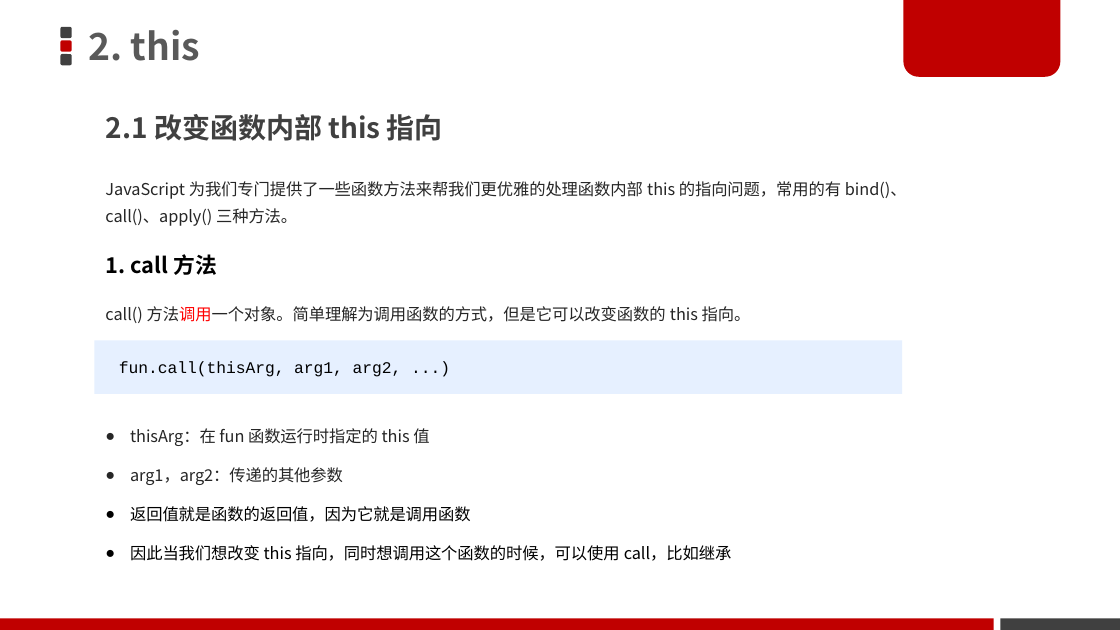
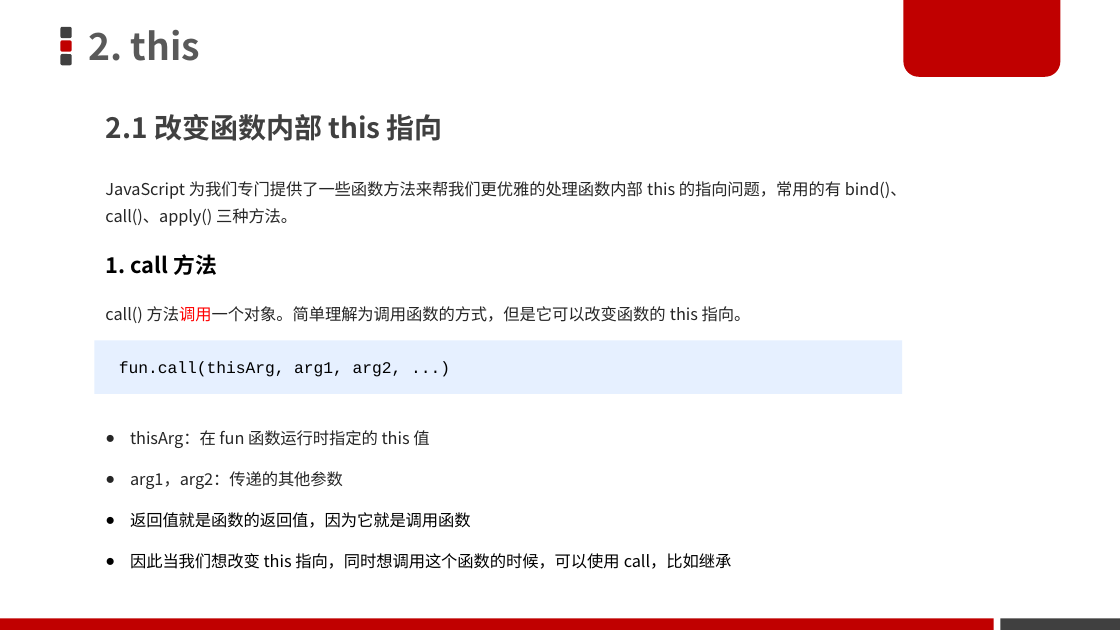
Before and after one commit to GunBusterMichael/myCode, a slide deck: slide 8 of Web/resources/JavaScript高级/JavaScript 高级第三天/PPT/01-函数进阶.pptx. Drawn at 1120x630 pixels with LibreOffice and Linux fonts; fonts in the diff are those of the drawing; background and template pictures are left out. Boxes give left, top, right and bottom in pixels: in the first picture for what was removed or moved away, otherwise in the second. Text is boxed around its words. In the diff, an @@ line names an element or a change of style, - is before the commit and + after.

```diff
--- a/Web/resources/JavaScript高级/JavaScript 高级第三天/PPT/01-函数进阶.pptx
+++ b/Web/resources/JavaScript高级/JavaScript 高级第三天/PPT/01-函数进阶.pptx
@@ text "thisArg：在 fun 函数运行时指定的 this 值" at bbox=[130, 430, 732, 569]: line spacing 1.4 to 1.5 @@
```
Also in this commit, not shown: 2 other slides changed, 23 other files.
